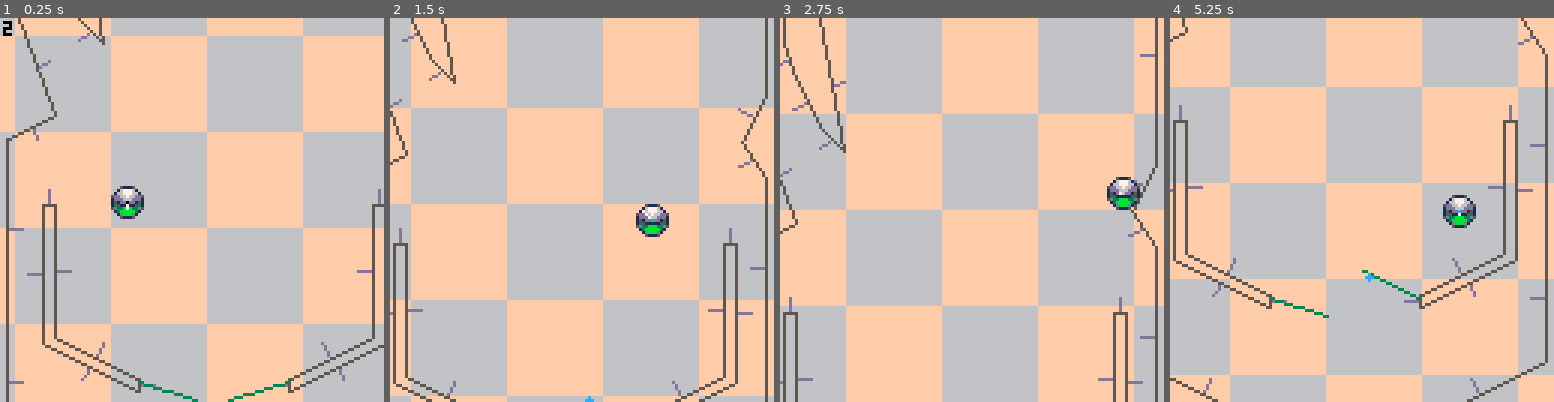
Above: before the commit, frames 1-4 (left to right).
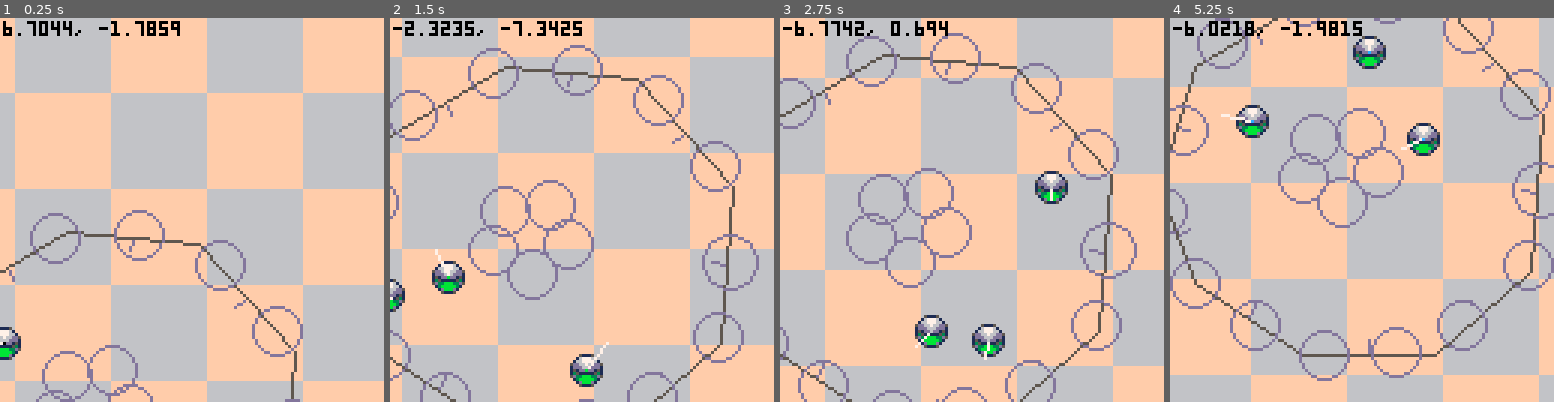
Above: after the commit, the same moments.

Repository: LouieChapm/Super3dPinball
Game: PICO-8 cartridge super_3d_pinball.p8
The game is run twice, just before and just after one commit, with the same random seed, the same clock (stepped at 60 frames per second) and the same inputs.
Inputs:
- Up to frame 1 (0.25 s): no input
- Up to frame 2 (1.5 s): tap X (X key) at 0.33, 1.07 s; tap O (Z key) at 0.7 s
- Up to frame 3 (2.75 s): hold Right 1.6-2.1 s; tap O (Z key) at 1.7, 2.1, 2.5 s; tap X (X key) at 1.85 s; hold Up 2.15-2.42 s; hold Right from 2.47 s (still down)
- Up to frame 4 (5.25 s): tap O (Z key) every 0.4 s from 2.9 to 4.9 s; tap X (X key) at 2.97, 4.08, 5.2 s; release Right at 3.03 s; hold Left 3.08-3.58 s; hold Down 3.63-3.97 s; hold Right 4.02-4.68 s; hold Up 4.73-5.03 s; hold Left from 5.08 s (still down)

The runs differ from the first frame. In frame 1, 44% of the frame differs, in the area x 0-100%, y 0-100%; in frame 2, 53%; in frame 3, 49%; in frame 4, 81%.

Commit message:
Various Updates

Diff:
--- a/pinball_editor.p8
+++ b/pinball_editor.p8
@@ -17,7 +17,7 @@
 show_points = true
 
 current_mode_index = 1
-modes_names=split"polygon edit,place parts"
+modes_names=split"polygon edit,place parts,spline editor"
 num_ui_modes = #modes_names
 modes_ui_x = 126 - num_ui_modes*9 		-- horizontal place to start drawing modes ui buttons
 
@@ -254,6 +254,7 @@
 
 	if(current_mode=="polygon edit")update_ui_polygon()
 	if(current_mode=="place parts")update_ui_parts()
+	if(current_mode=="place parts")update_ui_splines()
 
 	if mouseY_raw < 8 then
 		if mouseX_raw > modes_ui_x-2 then
@@ -582,6 +583,8 @@
 	if selected and keyboard_delete and not is_typing then
 		del(PARTS, selected)
 		selected = nil
+
+		can_drag = true
 	end
 end
 
@@ -694,7 +697,9 @@
 function init_part(_datastr)
 	local data = split(_datastr)
 
-	new_part(data, false)
+	if #data > 1 then
+		new_part(data, false)
+	end
 end
 
 
@@ -855,6 +860,11 @@
 	return #_text*-4+2
 end
 
+---------------------------------------------------- SPLINES
+
+function update_ui_splines()
+
+end
 
 ---------------------------------------------------- ELSE
 function draw_checkerboard(_col)
@@ -1022,11 +1032,11 @@
 __gfx__
 00000000010000000000000000000000000000000000000011111000000000000000000088888888888888888888888800000000000000000000000000000000
 000000001710000000eeeeee00000000000070000777000017771000000000000000000088228888822222288888822800000000000000000000000000000000
-00700700177100000eeeeeee00000000000077000777000011711000000000000000000082822888828888288882282800000000000000000000000000000000
-0007700017771000eeeeeeee0000e000000077700777000001710000000000000000000082222828828888288228882800000000000000000000000000000000
-0007700017777100eeeeeeee000eee00000077000000000001710000000000000000000088228228822222288228882800000000000000000000000000000000
-0070070017711000eeeeeeee0000e000000070000000000011711000000000000000000088882288822882288882282800000000000000000000000000000000
-0000000001101000eeeeeeee00000000000000000000000017771000000000000000000088822888822882288888822800000000000000000000000000000000
+00700700177100000eeeeeee00000000000077000777000011711000000000000000000082822888828888288888822800000000000000000000000000000000
+0007700017771000eeeeeeee0000e000000077700777000001710000000000000000000082222828828888288888888800000000000000000000000000000000
+0007700017777100eeeeeeee000eee00000077000000000001710000000000000000000088228228822222288888828800000000000000000000000000000000
+0070070017711000eeeeeeee0000e000000070000000000011711000000000000000000088882288822882288228288800000000000000000000000000000000
+0000000001101000eeeeeeee00000000000000000000000017771000000000000000000088822888822882288228888800000000000000000000000000000000
 0000000000000000eeeeeeee00000000000000000000000011111000000000000000000088888888888888888888888800000000000000000000000000000000
 00010000000000000000000000000000000000000000000000000000000000000000000000000000000000000000000000000000000000000000000000000000
 00171000000000000000000000000000000000000000000000000000000000000000000000000000000000000000000000000000000000000000000000000000
--- a/super_3d_pinball.p8
+++ b/super_3d_pinball.p8
@@ -13,7 +13,8 @@
 FLIPPER_SPEED = .4
 
 PHYSICS_SPEED = 1
-PHYSICS_STEPS = 8
+PHYSICS_STEPS = 4
+LINE_COL, CIRC_COL = {},{}		-- tables that are updated per frame physics step for non-static part collisions
 
 STOP_SIM = false
 BALL_RADIUS = 5
@@ -35,32 +36,73 @@
 
 
 	BALLS={}
-	new_ball(40,50)
+	for i=1,3 do
+		new_ball(20 + i*5,120)
+	end
 
 	WALLS={}
 	foreach(split(poly_library,"\n"),init_walls)
 
-	FLIPPERS = {}		-- todo remove evntually
 	PARTS = {}
 	foreach(split(part_library,"\n"),init_part)
 
-
-	POINTS = {}	-- ?
-
+	POINTS = {}
 
 	CAMERA_X, CAMERA_Y = 64,64
-
-	debug(#PARTS)
 end
 
 function init_part(_datastr)
 	local data = split(_datastr)
-	local part_type = deli(data,1)
-
-	if part_type=="flipper" then
-		add(PARTS,new_flipper(data))
-	end
-end
+	local _type, _name, _x, _y = deli(data,1),deli(data,1),deli(data,1),deli(data,1)
+
+	local part = {
+		type = _type ,
+		name = _name ,
+
+		x1 = _x,
+		y1 = _y,
+
+		chunk = 0 ,
+
+		upd = nil,			-- code for updating part
+		col = col_flipper,			-- code for reacting to collisions
+		drw = 6,			-- drawing code (** EVERYTHING SHOULD HAVE ONE **)
+	}
+
+	if _type=="flipper" then
+		local is_left, _length, _rest, _extend = unpack(data)
+		part.is_left = is_left=="true"
+
+		part.length = _length				-- flipper length , what did you expect ?
+
+		part.prev_dir = _rest
+		part.direction = _rest				-- the actual direction the flipper is currently facing
+		part.rest_direction = _rest			-- the resting direction
+		part.extend_amount = _extend		-- the amount the flipper rotates
+
+		part.is_active = false
+		part.active_perc = 0					-- number between 0-1 for how active the flipper is
+
+		part.x2 = _x + sin(_rest) * _length
+		part.y2 = _y + cos(_rest) * _length
+
+		part.upd = update_flipper
+		part.col = col_flipper
+		part.drw = draw_flipper
+
+	elseif _type=="pop bumper" then
+		local _rad = unpack(data)
+
+		part.rad = _rad
+
+		part.upd = upd_add_circ
+		part.col = col_bumper
+		part.drw = draw_bumper
+	end
+
+	add(PARTS, part)
+end
+
 
 function init_walls(_data)
 	local data = split(_data)
@@ -70,34 +112,6 @@
 	new_wall(data[#data-1],data[#data],data[1],data[2])
 end
 
-function new_flipper(_data) -- _length, _dir, _extendAmount, _is_right)
-	local name, _x, _y, is_left, _length, _rest, _extend = unpack(_data)
-
-	debug(is_left)
-
-	local flipper={
-		x= _x,
-		y= _y,
-
-		is_left = is_left=="true",
-
-		length = _length,				-- flipper length , what did you expect ?
-
-		prev_dir = _rest,
-		direction = _rest,				-- the actual direction the flipper is currently facing
-		rest_direction = _rest,			-- the resting direction
-		extend_amount = _extend,	-- the amount the flipper rotates
-
-		is_active = false,
-		active_perc = 0,						-- number between 0-1 for how active the flipper is
-
-		tip = {
-			x = _x + sin(_rest) * _length,
-			y = _y + cos(_rest) * _length,
-		},
-	}
-	return add(FLIPPERS, flipper)
-end
 
 -- function that returns a pinball at table x/y
 function new_ball(_tx, _ty)
@@ -118,14 +132,16 @@
 	return add(BALLS, pinball)
 end
 
-function new_wall(x1,y1,x2,y2)
+function new_wall(_x1,_y1,_x2,_y2)
 	local wall = {
-		a = new_point(x1,y1),
-		b = new_point(x2,y2),
+		x1 = _x1 ,
+		y1 = _y1 ,
+
+		x2 = _x2,
+		y2 = _y2,
 	}
 
-	local dirX,dirY,length = get_direction_of_vector(convert_points_to_vector(wall.a,wall.b))
-	wall.dirX,wall.dirY,wall.length= dirY , -dirX,length
+	wall.dirX, wall.dirY, wall.length = get_direction_of_vector(convert_points_to_vector(_x1,_y1,_x2,_y2))
 
 	return add(WALLS,wall)
 end
@@ -166,9 +182,14 @@
 
 
 	local ball = BALLS[1]
-
-	local cam_lerp_speed = .05 + lerp(0,.1,min(abs(ball.dirX)+abs(ball.dirY),5)/5)
-	local target_x, target_y = mid(62, ball.x + ball.dirX, 76) , min(ball.y + ball.dirY * 8, 90)
+	for check in all(BALLS) do
+		if check.y > ball.y then
+			ball = check
+		end
+	end
+
+	local cam_lerp_speed = .01 --0.05 + lerp(0,.1,min(abs(ball.dirX)+abs(ball.dirY),5)/5) * PHYSICS_SPEED
+	local target_x, target_y = ball.x, ball.y -- mid(62, ball.x + ball.dirX, 76) , min(ball.y + ball.dirY * 8, 90)
 
 	CAMERA_X,CAMERA_Y = lerp(CAMERA_X, target_x, cam_lerp_speed), lerp(CAMERA_Y, target_y, cam_lerp_speed)
 	camera(flr(CAMERA_X + cam_ox), flr(CAMERA_Y + cam_oy))
@@ -190,11 +211,11 @@
 
 	draw_walls()
 
-	foreach(FLIPPERS, draw_flipper)
+	-- foreach(FLIPPERS, draw_flipper)
+	foreach(PARTS, draw_part)
 	foreach(BALLS, draw_ball)
 
-	foreach(POINTS, draw_point)
-	if (#POINTS>30) deli(POINTS,1)
+	-- foreach(POINTS, draw_point)
 
 	print(DEBUG, CAMERA_X + cam_ox + 1, CAMERA_Y + cam_oy + 1,0)
 end
@@ -208,41 +229,46 @@
 	dirX,dirY=get_direction_of_vector(_ball.dirX, _ball.dirY)
 	line(_ball.x, _ball.y, _ball.x + _ball.dirX *2, _ball.y + _ball.dirY *2, 7)
 	pset(_ball.x, _ball.y, t)
-
-end
-
-function draw_flipper(_flipper)
-	local ox, oy = _flipper.x, _flipper.y
-
+end
+
+function draw_part(_part)
+	_part.drw(_part, _part.x1, _part.y1)
+end
+
+function draw_flipper(_part, _x, _y)
 	-- circfill(ox, oy, 3, 3)
 
-	line(ox, oy, _flipper.tip.x, _flipper.tip.y, 3)
+	line(_x, _y, _part.x2, _part.y2, 3)
 
 	-- print(_flipper.active_perc, ox, oy, 1)
+end
+
+function draw_bumper(_part, _x, _y)
+	circ(_x, _y, _part.rad, 13)
 end
 
 function draw_walls()
 	for i=1,#WALLS do
 		local _wall=WALLS[i]
 
-		local a,b = _wall.a, _wall.b
-		local cx,cy = lerp(a.x,b.x,.5),lerp(a.y,b.y,.5)	-- get centre of line
-
-		line(cx,cy,cx+_wall.dirX*5,cy+_wall.dirY*5,13)
-
-		line(a.x,a.y,b.x,b.y, 5) -- the actual line segment
+		local x1,y1,x2,y2 = _wall.x1, _wall.y1, _wall.x2, _wall.y2
+		local cx,cy = lerp(x1, x2, .5),lerp(y1, y2, .5)	-- get centre of line
+
+		line(cx,cy,cx+_wall.dirY*5,cy-_wall.dirX*5,13)
+
+		line(x1,y1,x2,y2, 5) -- the actual line segment
 	end
 end
 
 -->8
 -- physics
 
-function dot_product(v1, v2)
-	return ( v1.x * v2.x ) + ( v1.y * v2.y )
-end
-
-function convert_points_to_vector(a,b)
-	return b.x-a.x, b.y-a.y
+function dot_product(x1, y1, x2,y2)
+	return ( x1 * x2 ) + ( y1 * y2 )
+end
+
+function convert_points_to_vector(x1,y1,x2,y2)
+	return x2-x1, y2-y1
 end
 
 function get_direction_of_vector(_x, _y)
@@ -250,13 +276,22 @@
 	return _x/length, _y/length, length
 end
 
+function calc_dist2(x1,y1,x2,y2)
+	return abs(x1-x2)+abs(y1-y2)
+end
+
 
 function update_physics(_timestep)
 	deltaTime = _timestep
 
+	-- line_col format = {x1, y1, x2, y2, _part}
+	LINE_COL, CIRC_COL = {}, {}
+
+	for part in all(PARTS) do
+		if(part.upd)part:upd()
+	end
+
 	foreach(BALLS, update_ball)
-
-	foreach(FLIPPERS, update_flipper)
 end
 
 function update_flipper(_flipper)
@@ -279,7 +314,82 @@
 		-- update the fliper tip location
 		local direction = _flipper.rest_direction + lerp(0, _flipper.extend_amount, easeOutCubic(_flipper.active_perc))
 		_flipper.direction = direction
-		_flipper.tip.x, _flipper.tip.y= _flipper.x + sin(direction) * _flipper.length, _flipper.y + cos(direction) * _flipper.length
+		_flipper.x2, _flipper.y2= _flipper.x1 + sin(direction) * _flipper.length, _flipper.y1 + cos(direction) * _flipper.length
+	end
+
+	add(LINE_COL,{_flipper.x1, _flipper.y1, _flipper.x2, _flipper.y2, _flipper})
+end
+
+
+function upd_add_circ(_part)
+	add(CIRC_COL,{_part.x1, _part.y1, _part.rad, _part})
+end
+
+function col_bumper(part, point, ball)
+	local dirX, dirY, length = get_direction_of_vector(convert_points_to_vector(part.x1, part.y1, ball.x, ball.y))
+
+	local newX, newY = part.x1 + dirX * (BALL_RADIUS + part.rad), part.y1 + dirY * (BALL_RADIUS + part.rad)
+	ball.x, ball.y = newX, newY
+
+	if(#POINTS>5)deli(POINTS,5)
+	add(POINTS, new_point(newX, newY))
+
+	local force = 6 + rnd"2"
+
+	debug(tostr(dirX * force) .. ", " .. tostr(dirY * force))
+
+	add_force(ball, dirX * force, dirY * force, false)
+end
+
+
+function col_flipper(flipper, point, ball)
+
+	local dirX, dirY, length = get_direction_of_vector(convert_points_to_vector(point[1],point[2],ball.x, ball.y))
+
+	-- snap ball to nearest edge on flipper
+	ball.x, ball.y = point[1] + dirX * BALL_RADIUS, point[2] + dirY * BALL_RADIUS
+
+	local bounciness = .8
+	if flipper.active_perc%1!=0 and flipper.is_active then
+			-- if flipper is moving forward
+
+		local col_length = point[3]
+
+			-- find x/y position for old
+		local oldX = flipper.x1 + sin(flipper.prev_dir) * flipper.length * col_length
+		local oldY = flipper.y1 + cos(flipper.prev_dir) * flipper.length * col_length
+
+			-- change_in_position = x_final - x_initial.
+		local deltaX = point[1] - oldX
+		local deltaY = point[2] - oldY
+
+			-- "velocity = change_in_position / dt."
+		local velocityX, velocityY = deltaX / deltaTime, deltaY / deltaTime
+
+
+
+		bounciness = .9
+
+		-- if it hits the edge of a flipper then send it on an angle
+		if point[3]==1 or point[3]==0 then
+			debug("angled hit !")
+
+			-- set to abs as to not flip ball direction
+			-- terrible work around , but it works so :/
+			velocityX *= abs(dirX)
+			velocityY *= abs(dirY)
+		end
+
+		-- horrible debug test physics stuff please remove
+		-- makes vertical shots a bit easier from an idle ball
+		--[[
+		if(_ball.additive_velocity<1)velocityY+=5 * (1-_ball.additive_velocity)
+		debug(5 * (1-_ball.additive_velocity))
+		]]--
+
+		add_force(ball, velocityX * bounciness, velocityY * bounciness * 1.2, false)
+	else
+		wall_col(flipper, point, ball)
 	end
 end
 
@@ -290,75 +400,25 @@
 	-- check collision with each line of edge
 	-- foreach(LINES, line_col)
 	for wall in all(WALLS) do
-		wall_col(wall, _ball)
-	end
-
-	for flipper in all(FLIPPERS) do
-
-		local col,point=edge_collision(flipper, flipper.tip, _ball)
-		if col then
-			local dirX, dirY, length = get_direction_of_vector(convert_points_to_vector(new_point(point[1],point[2]),_ball))
-			_ball.x, _ball.y = point[1] + dirX * BALL_RADIUS, point[2] + dirY * BALL_RADIUS
-
-			local bounciness = .8
-			if flipper.active_perc%1!=0 and flipper.is_active then
-					-- if flipper is moving forward
-
-				local col_length = point[3]
-
-					-- find x/y position for old
-				local oldX = flipper.x + sin(flipper.prev_dir) * flipper.length * col_length
-				local oldY = flipper.y + cos(flipper.prev_dir) * flipper.length * col_length
-
-					-- new x/y is just collision location
-				local newX = point[1]
-				local newY = point[2]
-
-				add(POINTS, new_point(newX, newY))
-
-					-- change_in_position = x_final - x_initial.
-				local deltaX = newX - oldX
-				local deltaY = newY - oldY
-
-					-- "velocity = change_in_position / dt."
-				local velocityX, velocityY = deltaX / deltaTime, deltaY / deltaTime
-
-				-- debug(velocityX .. "," .. velocityY)
-
-
-				bounciness = .9
-
-				-- if it hits the edge of a flipper then send it on an angle
-				if point[3]==1 or point[3]==0 then
-					debug("angled hit !")
-
-					local wall_direction=new_point(dirX, dirY)
-
-					-- set to abs as to not flip ball direction
-					-- terrible work around , but it works so :/
-					velocityX *= abs(wall_direction.x)
-					velocityY *= abs(wall_direction.y)
-				end
-
-				-- horrible debug test physics stuff please remove
-				-- makes vertical shots a bit easier from an idle ball
-				--[[
-				if(_ball.additive_velocity<1)velocityY+=5 * (1-_ball.additive_velocity)
-				debug(5 * (1-_ball.additive_velocity))
-				]]--
-
-				add_force(_ball, velocityX * bounciness, velocityY * bounciness * 1.2, false)
-			else
-				local wall_direction=new_point(dirX, dirY)
-
-				local dot = dot_product(new_point(_ball.dirX, _ball.dirY),wall_direction)
-
-				local dx = -wall_direction.x * 2 * dot
-				local dy = -wall_direction.y * 2 * dot
-
-					-- normal flipper either stationary or heading down
-				add_force(_ball, dx * bounciness, dy * bounciness, false)
-			end
+		-- wall_col(wall, _ball)
+
+		local hit,point = line_collision(wall.x1, wall.y1, wall.x2, wall.y2, _ball, {wall.dirX, wall.dirY, wall.length})
+		if hit then
+			wall_col(wall, point, _ball)
+		end
+	end
+
+	for line in all(LINE_COL) do
+		local hit,point = line_collision(line[1], line[2], line[3], line[4], _ball)
+		if hit then
+			line[5]:col(point, _ball)
+		end
+	end
+
+	for circ in all(CIRC_COL) do
+		local hit,point = circ_collision(circ[1], circ[2], circ[3], _ball)
+		if hit then
+			circ[4]:col(point, _ball)
 		end
 	end
 
@@ -373,86 +433,75 @@
 	_ball.additive_velocity = abs(_ball.dirX) + abs(_ball.dirY)
 	-- debug(_ball.additive_velocity)
 
-	if(_ball.y>180)_ball.x, _ball.y, _ball.dirX, _ball.dirY = 92,112, 0, 0
-end
-
--- TODO completely refactor this
--- ran for each edge and applies physics stuff to it
-function wall_col(_wall, _ball)
-	local col,point = edge_collision(_wall.a, _wall.b, _ball)
-	if col then
-		local dirX, dirY, length = get_direction_of_vector(convert_points_to_vector(new_point(point[1],point[2]),_ball))
-		_ball.x, _ball.y = point[1] + dirX * BALL_RADIUS, point[2] + dirY * BALL_RADIUS
-
-		local wall_direction=new_point(dirX, dirY)
-
-		local bounciness = .6
-
-		local dot = dot_product({x=_ball.dirX, y=_ball.dirY},wall_direction) * (1+bounciness)
-
-		local dx = -wall_direction.x * dot
-		local dy = -wall_direction.y * dot
-
-		--[[
-		-- an extra check to see if the ball is "skimming" the wall , in which case don't bounce it too much- I guess
-		local skim_check = dot_product({x=_ball.n_dirX, y=_ball.n_dirY},wall_direction)
-		if abs(skim_check)<.3 then
-			debug(tostr(t) .. "\n" .. skim_check)
-			dx = dirX
-			dy = dirY
-
-			bounciness = .3
-		end
-		]]--
-
-		--[[
-		local dx = dirX
-		local dy = dirY
-		]]--
-
-
-		add_force(_ball, dx, dy, false)
-	end
-end
-
-function normalise(_vx, _vy)
-
-end
-
--- returns true if collision between ball and edge
-function edge_collision(a, b, ball)
+	-- if(_ball.y>180)_ball.x, _ball.y, _ball.dirX, _ball.dirY = 92,112, 0, 0
+end
+
+
+function wall_col(wall, point, ball)
+	local dirX, dirY, length = get_direction_of_vector(convert_points_to_vector(point[1],point[2], ball.x, ball.y))
+
+	ball.x, ball.y = point[1] + dirX * BALL_RADIUS, point[2] + dirY * BALL_RADIUS
+
+	local bounciness = .6
+
+	local dot = dot_product(ball.dirX, ball.dirY, dirX, dirY) * (1+bounciness)
+
+	local dx = -dirX * dot
+	local dy = -dirY * dot
+
+	-- an extra check to see if the ball is "skimming" the wall , in which case don't bounce it too much- I guess
+	local skim_check = dot_product(ball.n_dirX, ball.n_dirY, dirX, dirY)
+	if abs(skim_check)<.3 then
+		debug(tostr(t) .. "\n" .. skim_check)
+		dx = dirX
+		dy = dirY
+
+		bounciness = .3
+	end
+
+
+	add_force(ball, dx, dy, false)
+end
+
+
+-- returns true if collision between ball and two coordinates
+function line_collision(x1, y1, x2, y2, ball, precalc)
 
 	local AC={}
-	AC.x,AC.y=convert_points_to_vector(a,ball)
-
-	-- direction of edge
-	local dirX, dirY, length = get_direction_of_vector(convert_points_to_vector(a,b)) 		-- evnetually pre-calculate , direction and length of edge
-
+	AC_x,AC_y=convert_points_to_vector(x1, y1, ball.x, ball.y)
+
+	local dirX, dirY, length = 0,0,0
+	if precalc then
+		dirX, dirY, length = unpack(precalc)
+	else
+		dirX, dirY, length = get_direction_of_vector(convert_points_to_vector(x1, y1, x2, y2))
+	end
+
+	-- no idea how this works
 	-- calculate if it's WAY out before even bothering with the rest
-	local AC_dist_along_AB = dirX*AC.x + dirY * AC.y
+	local AC_dist_along_AB = dirX*AC_x + dirY * AC_y
 	if(AC_dist_along_AB > length+BALL_RADIUS or AC_dist_along_AB<-BALL_RADIUS)return false
 
+
 	local dist = mid(0,AC_dist_along_AB,length)					-- distance of AC along vector AB normalised to AB length
 
 	local projX, projY = dirX * dist , dirY * dist				-- scaled direction vector to distance along AB length
-	local closeX, closeY = a.x + projX , a.y + projY			-- x/y position of point closest to ball along AB
+	local closeX, closeY = x1 + projX , y1 + projY			-- x/y position of point closest to ball along AB
 
 	local col_dist = calc_dist2(closeX, closeY, ball.x, ball.y)
-
-	--[[
-	local pointX, pointY = ball.x - closeX , ball.y - closeY
-	local length2 = pointX*pointX + pointY*pointY				-- distance between closest point on AB and ball/circ
-	]]--
-
-	-- DEBUG = length2
 
 	-- did_collide , { nearest point on lineX, Y, number show how far along the obj the collision was }
 	return col_dist < BALL_RADIUS, {closeX, closeY, dist/length}
 end
 
-
-function calc_dist2(x1,y1,x2,y2)
-	return abs(x1-x2)+abs(y1-y2)
+function circ_collision(x1, y1, rad, ball)
+	if calc_dist2(x1, y1, ball.x, ball.y) > BALL_RADIUS * 3 then
+		return false
+	end
+
+	local dist = sqrt((ball.x-x1)^2 + (ball.y-y1)^2)
+
+	return dist < BALL_RADIUS + rad, {dist}
 end
 
 -- add a force to target
Not shown, changed: inf_backup.txt
Not shown, changed: inf_mapdata.txt
Not shown, changed: Mockups/pinball_2.png
